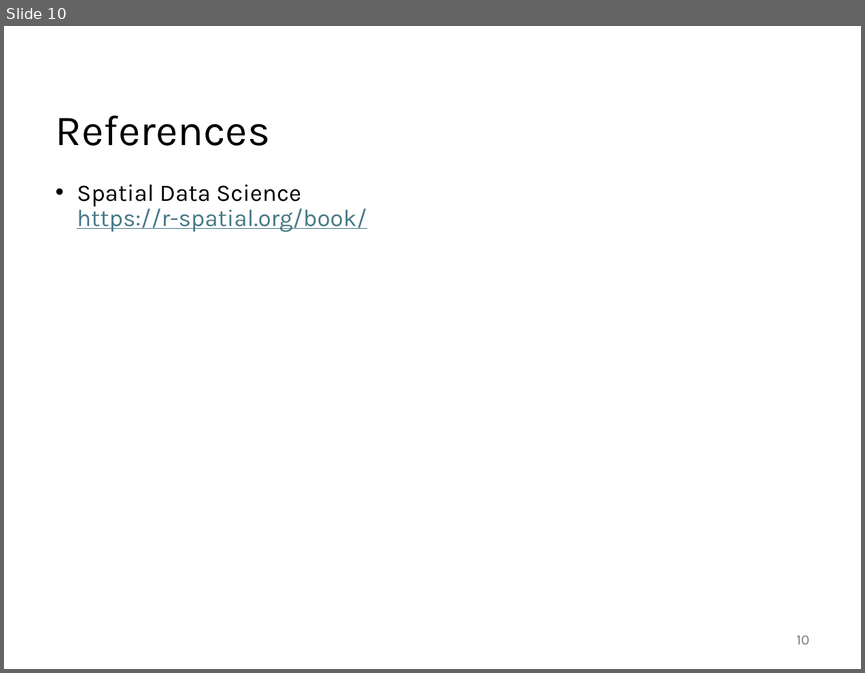
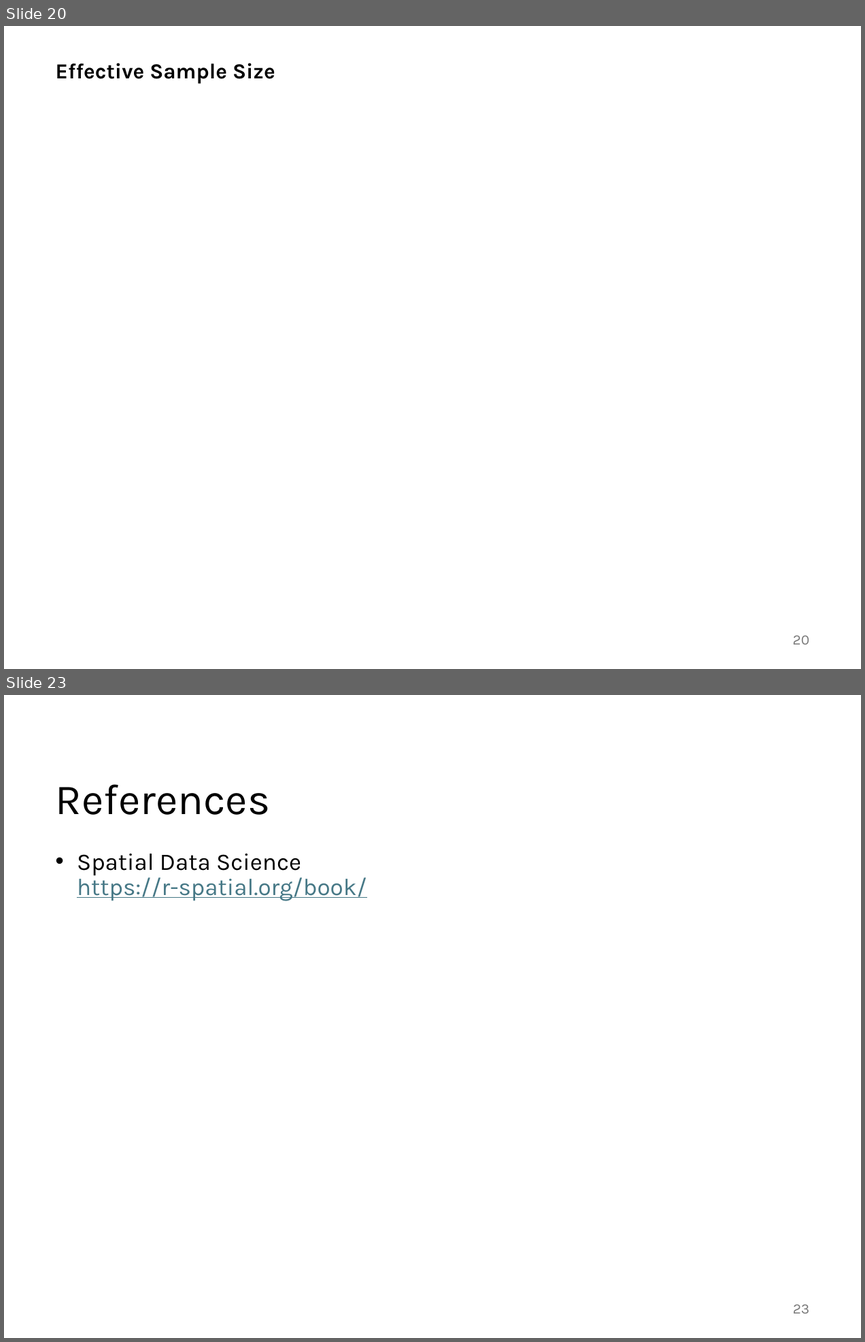
Before and after one commit to abuabara/abuabara.github.io, a slide deck: DAEN489S26/week12_slides.pptx. Shown one above the other, each under a label of ours: slide 10 before the commit, slides 20 and 23 after it; the slides between them are not shown. The pictures are 865x673 and 865x1342 pixels, drawn with LibreOffice and Linux fonts; fonts in the diff are those of the drawing. Boxes give left, top, right and bottom in pixels: in the first picture for what was removed or moved away, otherwise in the second. Text is boxed around its words. In the diff, an @@ line names an element or a change of style, - is before the commit and + after.

```diff
--- a/DAEN489S26/week12_slides.pptx
+++ b/DAEN489S26/week12_slides.pptx
@@ slide 20 added at <box>4,26,861,669</box>, background #FFFFFF @@
@@ text added at <box>56,63,275,84</box>, 18 pt, text #000000, bold @@
+Effective Sample Size
@@ page number added at <box>793,635,810,644</box>, 12 pt, text #797979 @@
+20
@@ what was slide 10 is now slide 23 @@
@@ page number at <box>793,1304,810,1313</box>: text changed @@
-10
+23
```
Also in this commit, not shown: 6 slides changed, 13 other slides added, 1 slide removed, 1 other file.
